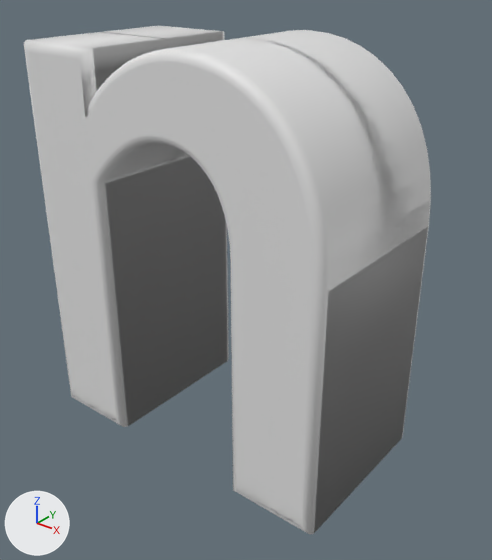
The Blender file Alphabet.blend as it was, and as the next commit left it.
One viewpoint serves both versions: a 50 mm camera at (0.477, -0.564, 0.548) aimed at (0.024, 0.002, 0.197). Every picture has the same lights, and +X, +Y and +Z are marked at lower left.

Before the edit, the objects in view are built like this:
```python
me_text_029 = bpy.data.meshes.new('Text.029')
me_text_029.from_pydata(...)  # 798 vertices, 737 faces; spans x -0.199..0.199, y -0.11..0.11, z -0.01..0.468
txt_text_003 = bpy.data.curves.new('Text.003', 'FONT')
txt_text_003.body = 'n'
txt_text_003.bevel_profile.use_clip = True
txt_text_003.bevel_resolution = 2
txt_text_003.extrude = 0.1
txt_text_003.bevel_depth = 0.01
txt_text_003.align_x = 'CENTER'
ob_text = bpy.data.objects.new('Text', txt_text_003)
ob_text.location = (0.0, 0.0, 0.0)
ob_text.rotation_euler = (1.571, 0.0, 0.0)  # degrees (90, 0, 0)
ob_text_028 = bpy.data.objects.new('Text.028', me_text_029)
ob_text_028.location = (0.0, 0.0, 0.0)
```
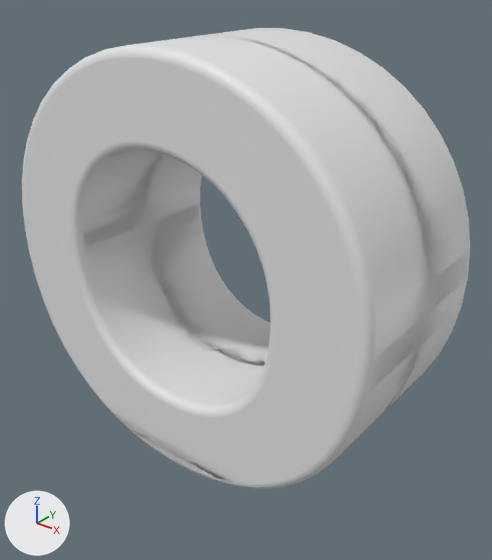
What differs and where, as boxes (x1, y1, x2, y2) in the pictures (492 x 560 px):
'Text', text changed: before (24, 25, 431, 534); after (22, 28, 470, 489)
'Text.028', hidden: before (24, 31, 431, 534)
'Text.029', added: after (22, 32, 470, 489)

The edits, one by one:
Mesh me_text_030 is new.
It has 1344 vertices, 1248 faces and spans x -0.25..0.25, y -0.11..0.11, z -0.019..0.468.
In text 'Text.003' (txt_text_003), body goes from 'n' to 'o'.
Object 'Text.028' (ob_text_028) is now hidden.
Object 'Text.029' (ob_text_029) is new; it shows me_text_030.
Its location is (0.0, 0.0, 0.0).
